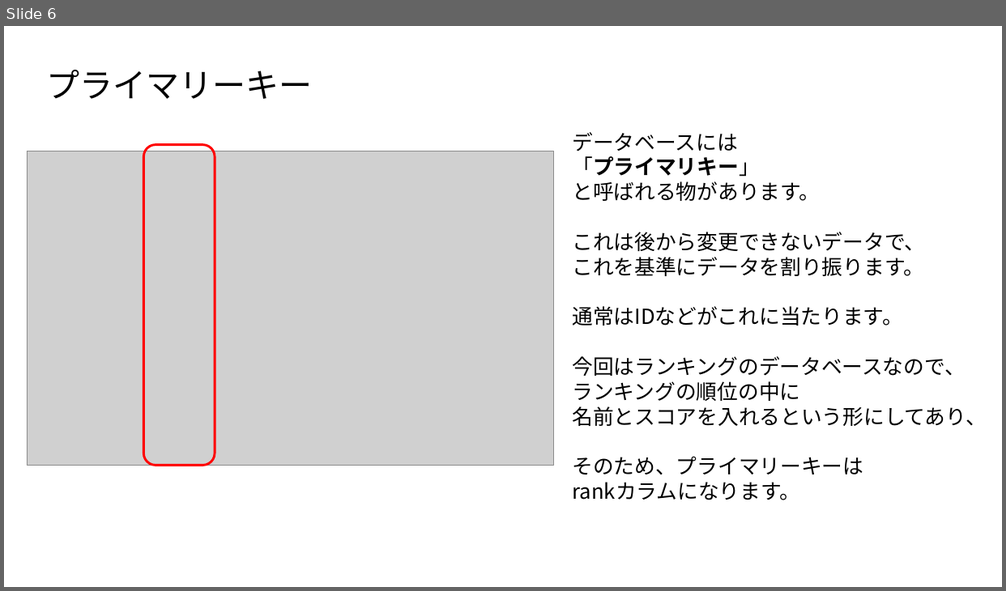
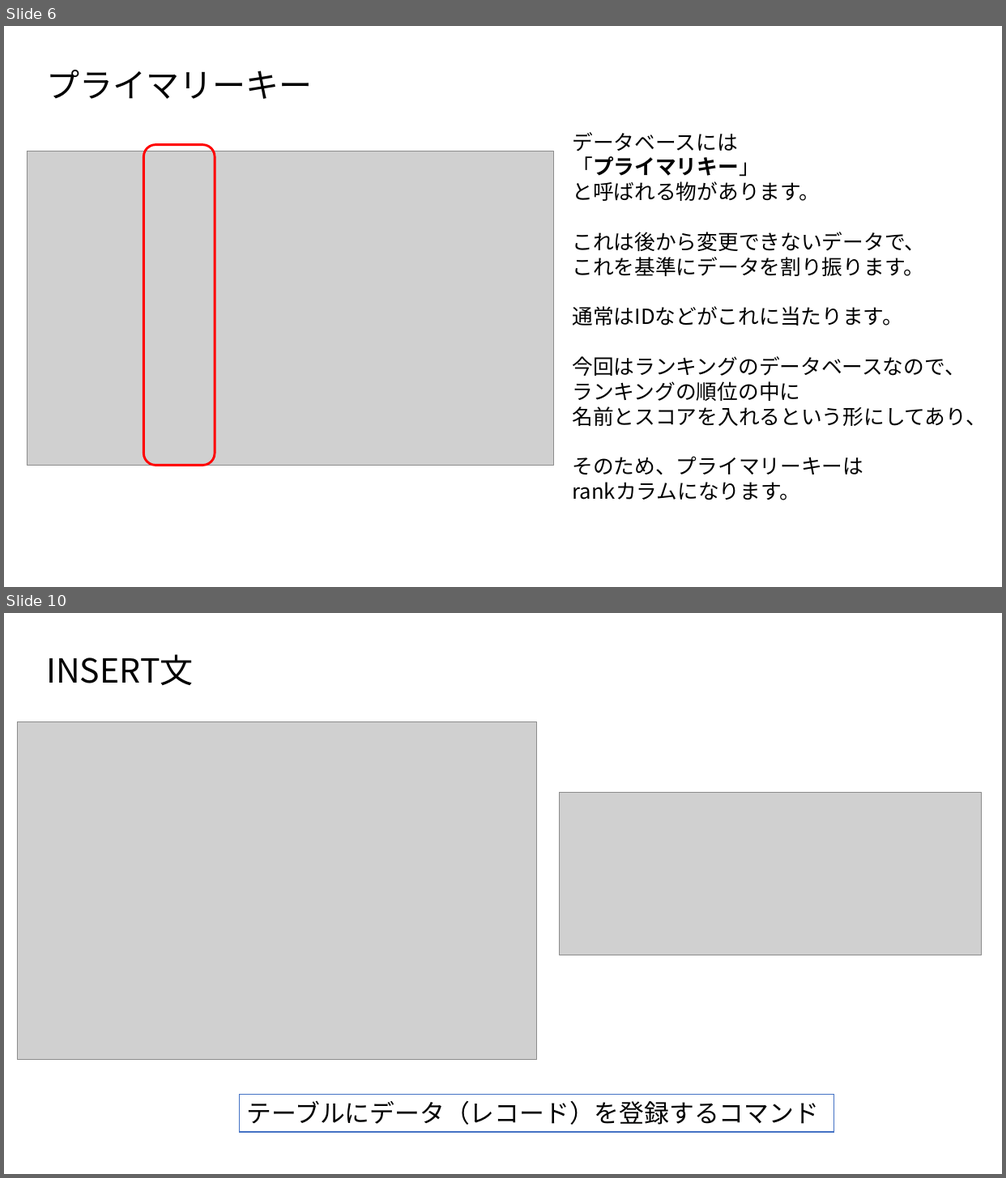
Before and after one commit to MahiroCreative/GameEngineFor2022, a slide deck: 2.SecondSemester/2.ネットワーク通信_データベースの基本.pptx. Shown one above the other, each under a label of ours: slide 6 before the commit, slides 6 and 10 after it; the slides between them are not shown. The pictures are 1006x591 and 1006x1178 pixels, drawn with LibreOffice and Linux fonts; fonts in the diff are those of the drawing; grey boxes stand for pictures. Boxes give left, top, right and bottom in pixels: in the first picture for what was removed or moved away, otherwise in the second. Text is boxed around its words. In the diff, an @@ line names an element or a change of style, - is before the commit and + after.

```diff
--- a/2.SecondSemester/2.ネットワーク通信_データベースの基本.pptx
+++ b/2.SecondSemester/2.ネットワーク通信_データベースの基本.pptx
@@ slide 10 added at [4, 613, 1002, 1174], background #FFFFFF @@
@@ title added at [46, 654, 194, 685], 32 pt, text #000000 @@
+INSERT文
@@ picture added at [18, 722, 536, 1060] @@
@@ picture added at [560, 793, 981, 956] @@
@@ rectangle added at [239, 1094, 833, 1131], fill #FFFFFF, outline #4472C4 1 pt, 24 pt, text #000000 @@
+テーブルにデータ（レコード）を登録するコマンド
```
Also in this commit, not shown: 4 slides changed, 6 other slides added.
